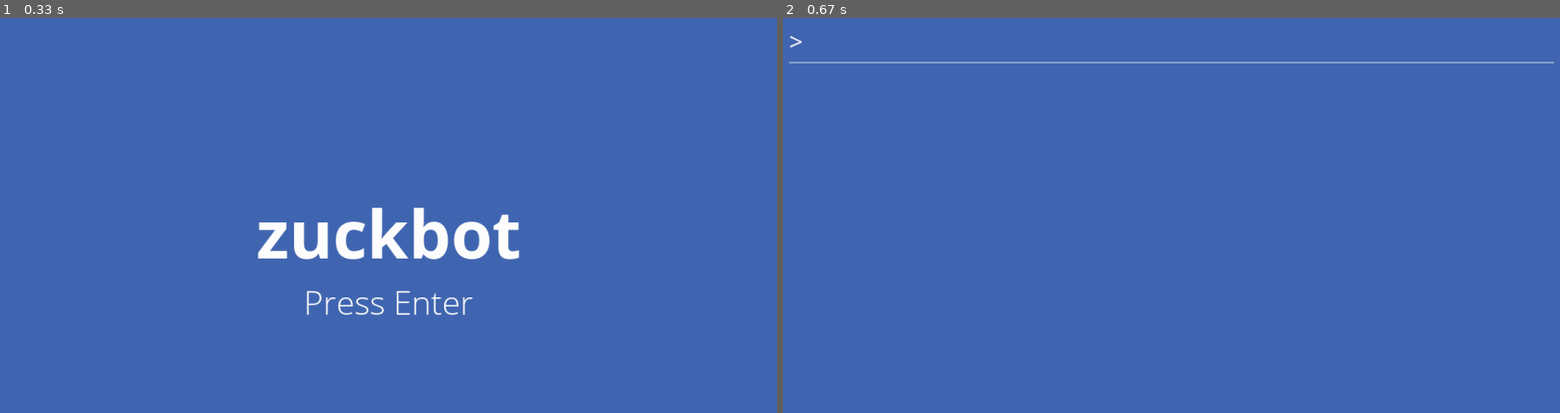
Above: before the commit, frames 1-2 (left to right).
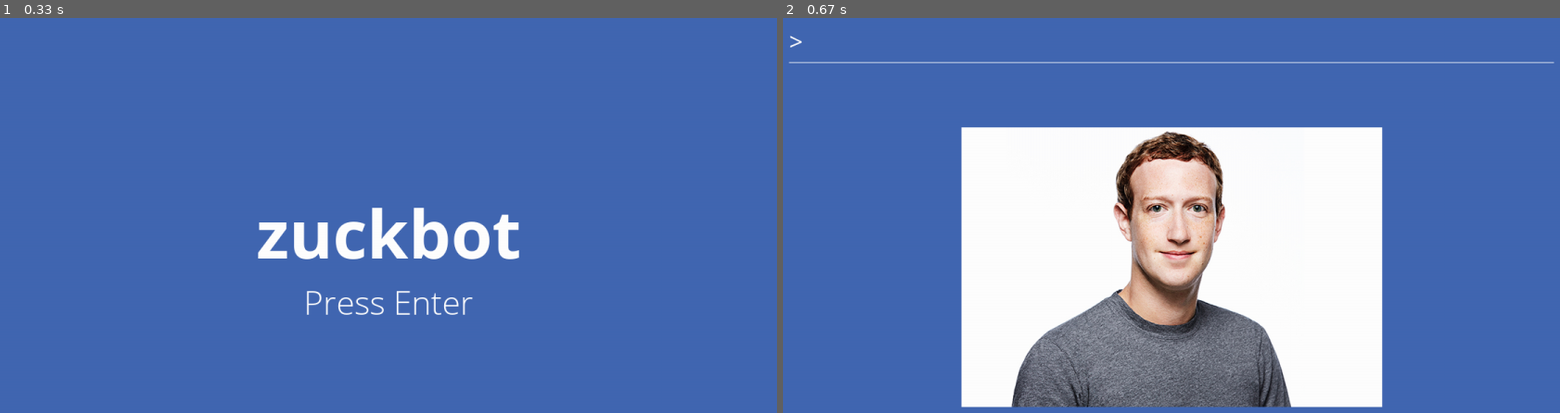
Above: after the commit, the same moments.

Repository: FrancisLangit/zuckbot
Game: pygame game, started from zuckbot/main.py
Two runs of this game, one before a commit and one after it. Both use one fixed random seed, a clock stepped at 60 frames per second and the inputs below.
Inputs:
- Up to frame 1 (0.33 s): no input
- Up to frame 2 (0.67 s): tap Enter at 0.33 s

Frame 1 is identical in both runs. In frame 2, 39% of the frame differs, in the area x 22-78%, y 27-99%.

Commit message:
Blit Zuckbot's image onto the screen

Diff:
--- a/zuckbot/gamestates/game_screen.py
+++ b/zuckbot/gamestates/game_screen.py
@@ -28,7 +28,7 @@
             self.main.switch_gamestate(self, self.main.title_screen)
         if event.key == pygame.K_RETURN:
             if not self.question_input.is_blank():
-                self.zuckbot.speak()
+                self.zuckbot.answer()
                 self.question_input.text_input.clear_text()
 
 
@@ -51,5 +51,6 @@
             self.question_input.update(events)
 
             self.question_input.blitme()
+            self.zuckbot.blitme()
 
             pygame.display.flip()
--- a/zuckbot/gamestates/objects/zuckbot.py
+++ b/zuckbot/gamestates/objects/zuckbot.py
@@ -18,6 +18,8 @@
         self.tts_engine = pyttsx3.init()
         self.answers = self._get_answers_dict()
 
+        self.image = pygame.image.load(self.settings.zuckbot_neutral_filename)
+        self.image_rect = self.image.get_rect(center=self.screen_rect.center)
 
     def _get_answers_dict(self):
         """Returns a dictionary of answer-image key-value pairs."""
@@ -37,8 +39,20 @@
         }
 
 
-    def speak(self):
-        """Makes Zuckbot's text-to-speech engine say something random."""
-        random_answer = random.choice(list(self.answers.items()))
-        self.tts_engine.say(random_answer[0])
+    def _get_answer(self):
+        """Returns a random key-value pair from answer dictionary in the form
+        of a tuple."""
+        return random.choice(list(self.answers.items()))
+
+
+    def answer(self):
+        """Makes Zuckbot speak an answer and display an image from a randomly
+        chosen tuple value."""
+        answer = self._get_answer()
+        self.tts_engine.say(answer[0])
         self.tts_engine.runAndWait()
+
+
+    def blitme(self):
+        """Blits the object onto the screen."""
+        self.screen.blit(self.image, self.image_rect)
--- a/zuckbot/settings.py
+++ b/zuckbot/settings.py
@@ -39,7 +39,7 @@
             ('This is a complex issue that I think deserves more than a '
              'one word answer.'),
             "I don't know the answer to that off the top of my head.",
-            'Maybe.'
+            'Maybe.',
             "Can't really give you an answer to that one."
         ]
         self.zuckbot_negative_answers = [
